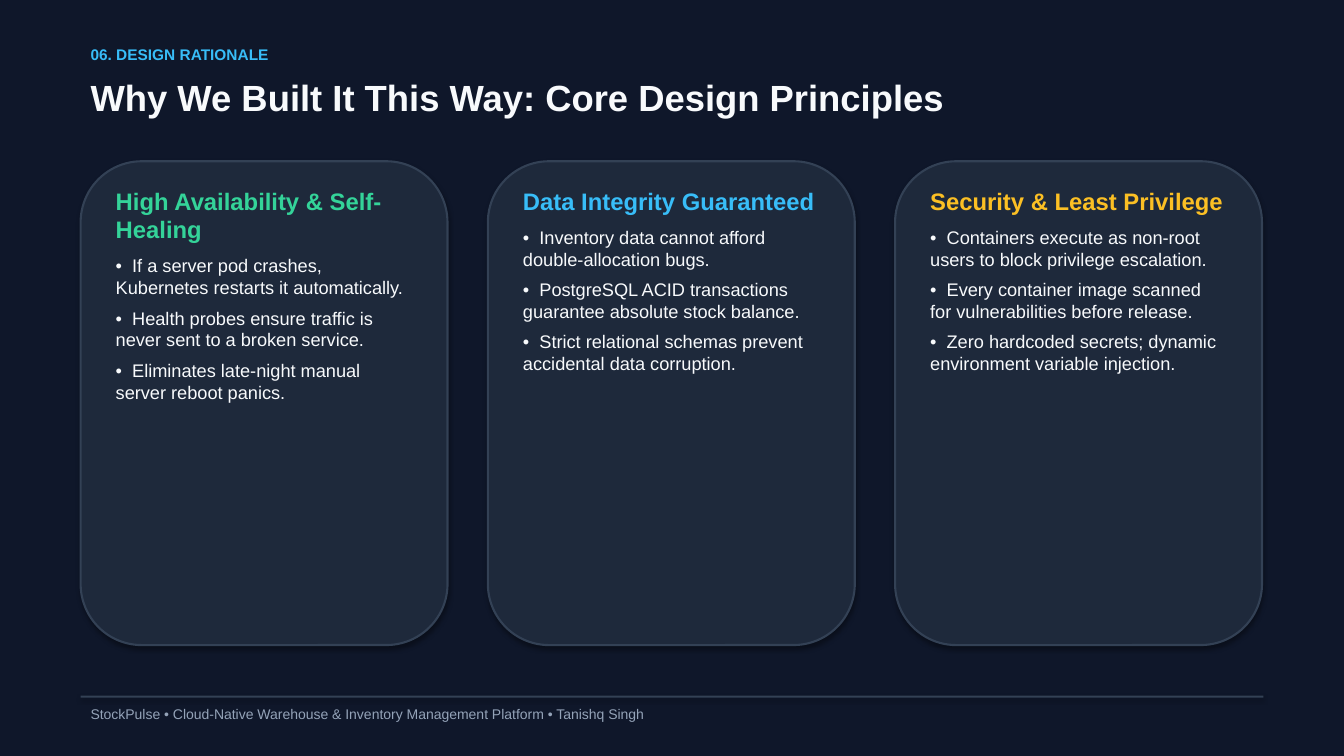
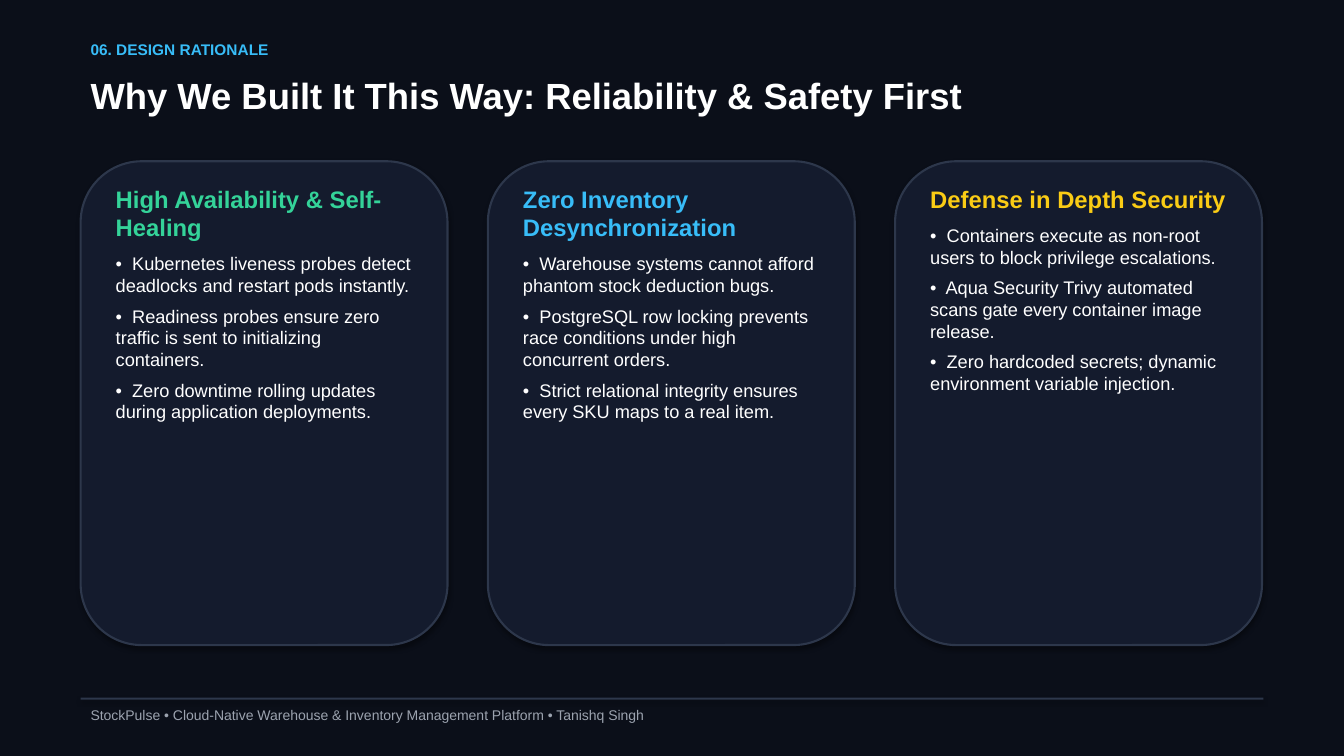
Before and after one commit to Tanishq217/StockPulse, a slide deck: slide 7 of StockPulse_Presentation.pptx. Drawn at 1344x756 pixels with LibreOffice and Linux fonts; fonts in the diff are those of the drawing. Boxes give left, top, right and bottom in pixels: in the first picture for what was removed or moved away, otherwise in the second. Text is boxed around its words. In the diff, an @@ line names an element or a change of style, - is before the commit and + after.

```diff
--- a/StockPulse_Presentation.pptx
+++ b/StockPulse_Presentation.pptx
@@ rectangle at bbox=[0, 0, 1344, 756]: fill #0F172A to #0B0F19 @@
@@ text "06. DESIGN RATIONALE": place and size @@
-text "06. DESIGN RATIONALE" at bbox=[91, 49, 269, 60]
+text "06. DESIGN RATIONALE" at bbox=[91, 44, 269, 55]
@@ text at bbox=[91, 82, 962, 117]: text changed; text colour #F8FAFC to #FFFFFF @@
-Why We Built It This Way: Core Design Principles
+Why We Built It This Way: Reliability & Safety First
@@ fill #1E293B to #141B2D; outline #334155 1.5 pt to #2D374B 1.5 pt in 3 elements at bbox=[488, 161, 855, 645], bbox=[895, 161, 1262, 645], bbox=[81, 161, 448, 645] @@
@@ text at bbox=[523, 191, 814, 422]: text changed; text colour #F8FAFC to #FFFFFF @@
-Data Integrity Guaranteed
-• Inventory data cannot afford double-allocation bugs.
-• PostgreSQL ACID transactions guarantee absolute stock balance.
-• Strict relational schemas prevent accidental data corruption.
+Zero Inventory Desynchronization
+• Warehouse systems cannot afford phantom stock deduction bugs.
+• PostgreSQL row locking prevents race conditions under high concurrent orders.
+• Strict relational integrity ensures every SKU maps to a real item.
@@ text at bbox=[930, 190, 1225, 338]: text changed; text colour #F8FAFC to #FFFFFF @@
-Security & Least Privilege
-• Containers execute as non-root users to block privilege escalation.
-• Every container image scanned for vulnerabilities before release.
+Defense in Depth Security
+• Containers execute as non-root users to block privilege escalations.
+• Aqua Security Trivy automated scans gate every container image release.
@@ text at bbox=[116, 256, 410, 422]: text changed; text colour #F8FAFC to #FFFFFF @@
-• If a server pod crashes, Kubernetes restarts it automatically.
-• Health probes ensure traffic is never sent to a broken service.
-• Eliminates late-night manual server reboot panics.
+• Kubernetes liveness probes detect deadlocks and restart pods instantly.
+• Readiness probes ensure zero traffic is sent to initializing containers.
+• Zero downtime rolling updates during application deployments.
@@ text at bbox=[930, 354, 1216, 394]: text colour #F8FAFC to #FFFFFF in "• Zero hardcoded secrets; dynamic environment variable ..." @@
@@ text "StockPulse • Cloud-Native Warehouse & ..." at bbox=[91, 710, 644, 723]: text colour #94A3B8 to #9CA3AF @@
@@ rectangle at bbox=[81, 698, 1263, 700]: fill #334155 to #2D374B @@
```
Also in this commit, not shown: 10 other slides changed, 4 slides added, 3 slides removed, 19 other files.
